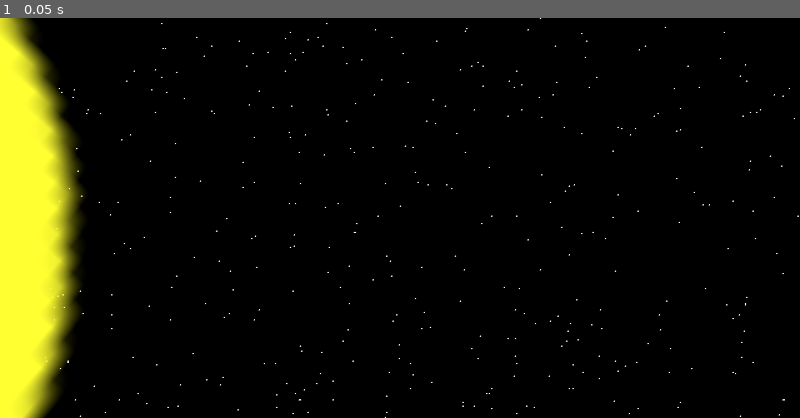
Above: before the commit, frame 1.
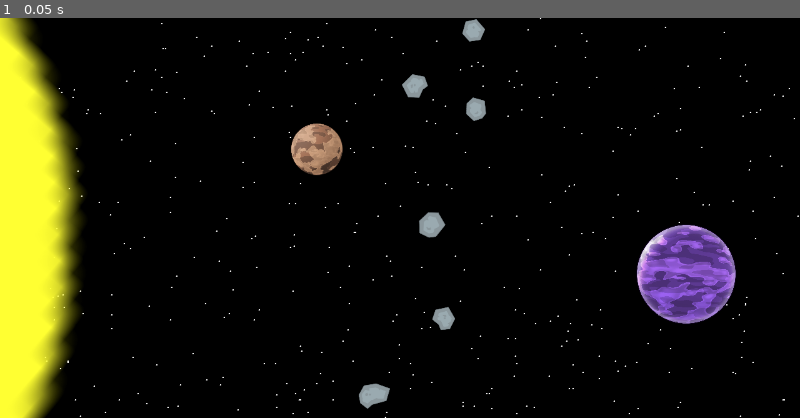
Above: after the commit, the same moment.

Repository: iapetos163/kenney-jam-2023
Game: Godot game, scene res://scene/star_system.tscn
Two runs of this game, one before a commit and one after it. Both use one fixed random seed, a clock stepped at 60 frames per second and the inputs below.
Inputs:
- Up to frame 1 (0.05 s): no input

The runs differ from the first frame. In frame 1, 3.9% of the frame differs, in the area x 36-92%, y 0-98%.

Commit message:
Look at it... wow...

Diff:
--- a/scene/star_system.tscn
+++ b/scene/star_system.tscn
@@ -1,9 +1,15 @@
-[gd_scene load_steps=11 format=3 uid="uid://erjovlr268gp"]
+[gd_scene load_steps=17 format=3 uid="uid://erjovlr268gp"]
 
 [ext_resource type="Texture2D" uid="uid://bnwim7efupu21" path="res://asset/space_shooter_redux/star1.png" id="1_ce5r1"]
 [ext_resource type="Texture2D" uid="uid://bi6n8vtk7m3wv" path="res://asset/space_shooter_redux/star2.png" id="2_grmq4"]
 [ext_resource type="Texture2D" uid="uid://3hlxel0ba7yf" path="res://asset/space_shooter_redux/star3.png" id="3_7et4m"]
 [ext_resource type="Texture2D" uid="uid://d12t216a3ga76" path="res://asset/icon/fightJ.png" id="4_abosc"]
+[ext_resource type="Texture2D" uid="uid://bg6qkyimcx080" path="res://asset/planets_prebuilt/planet09.png" id="5_hb87l"]
+[ext_resource type="Texture2D" uid="uid://byf41lob8s33i" path="res://asset/planets_prebuilt/planet05.png" id="6_tf1f7"]
+[ext_resource type="Texture2D" uid="uid://co523nqim0wis" path="res://asset/space_shooter_redux/meteorGrey_big1.png" id="7_3q40k"]
+[ext_resource type="Texture2D" uid="uid://nx6xb42y0omx" path="res://asset/space_shooter_redux/meteorGrey_big3.png" id="8_8u50h"]
+[ext_resource type="Texture2D" uid="uid://dhe3qmd870g0f" path="res://asset/space_shooter_redux/meteorGrey_big2.png" id="9_rag2a"]
+[ext_resource type="Texture2D" uid="uid://bljc314py6vmy" path="res://asset/space_shooter_redux/meteorGrey_big4.png" id="10_4ja8m"]
 
 [sub_resource type="CanvasItemMaterial" id="CanvasItemMaterial_vgfi8"]
 
@@ -30,9 +36,10 @@
 [sub_resource type="Environment" id="Environment_ertxg"]
 background_mode = 3
 glow_enabled = true
-glow_intensity = 1.91
-glow_strength = 2.0
+glow_intensity = 5.87
+glow_strength = 1.66
 glow_blend_mode = 0
+glow_hdr_threshold = 1.2
 
 [node name="star_system" type="Node2D"]
 material = SubResource("CanvasItemMaterial_vgfi8")
@@ -57,3 +64,48 @@
 
 [node name="WorldEnvironment" type="WorldEnvironment" parent="."]
 environment = SubResource("Environment_ertxg")
+
+[node name="Planet09" type="Sprite2D" parent="."]
+position = Vector2(1098, 410)
+scale = Vector2(0.153906, 0.153906)
+texture = ExtResource("5_hb87l")
+
+[node name="Planet05" type="Sprite2D" parent="."]
+position = Vector2(507, 210)
+scale = Vector2(0.0800781, 0.0800781)
+texture = ExtResource("6_tf1f7")
+
+[node name="MeteorGreyBig1" type="Sprite2D" parent="."]
+position = Vector2(665, 109)
+rotation = -0.785398
+scale = Vector2(0.416667, 0.416667)
+texture = ExtResource("7_3q40k")
+
+[node name="MeteorGreyBig2" type="Sprite2D" parent="."]
+position = Vector2(709.75, 481.5)
+rotation = 1.0472
+scale = Vector2(0.381188, 0.392857)
+texture = ExtResource("7_3q40k")
+
+[node name="MeteorGreyBig3" type="Sprite2D" parent="."]
+position = Vector2(690.207, 330)
+rotation = -1.0472
+scale = Vector2(0.487805, 0.487805)
+texture = ExtResource("8_8u50h")
+
+[node name="MeteorGreyBig4" type="Sprite2D" parent="."]
+position = Vector2(761.165, 145.107)
+rotation = -1.8326
+scale = Vector2(0.416386, 0.416386)
+texture = ExtResource("8_8u50h")
+
+[node name="MeteorGreyBig5" type="Sprite2D" parent="."]
+position = Vector2(599, 605)
+scale = Vector2(0.418367, 0.418367)
+texture = ExtResource("9_rag2a")
+
+[node name="MeteorGreyBig6" type="Sprite2D" parent="."]
+position = Vector2(757, 20)
+rotation = -1.0472
+scale = Vector2(0.371452, 0.371452)
+texture = ExtResource("10_4ja8m")
Binary file added: asset/sheet.png
Not shown, added: asset/sheet.png.import
Binary file added: asset/space_shooter_redux/meteorBrown_big1.png
Not shown, added: asset/space_shooter_redux/meteorBrown_big1.png.import
Binary file added: asset/space_shooter_redux/meteorBrown_big2.png
Not shown, added: asset/space_shooter_redux/meteorBrown_big2.png.import
Binary file added: asset/space_shooter_redux/meteorBrown_big3.png
Not shown, added: asset/space_shooter_redux/meteorBrown_big3.png.import
Binary file added: asset/space_shooter_redux/meteorBrown_big4.png
Not shown, added: asset/space_shooter_redux/meteorBrown_big4.png.import
Binary file added: asset/space_shooter_redux/meteorGrey_big1.png
Not shown, added: asset/space_shooter_redux/meteorGrey_big1.png.import
(and 6 more such lines)
